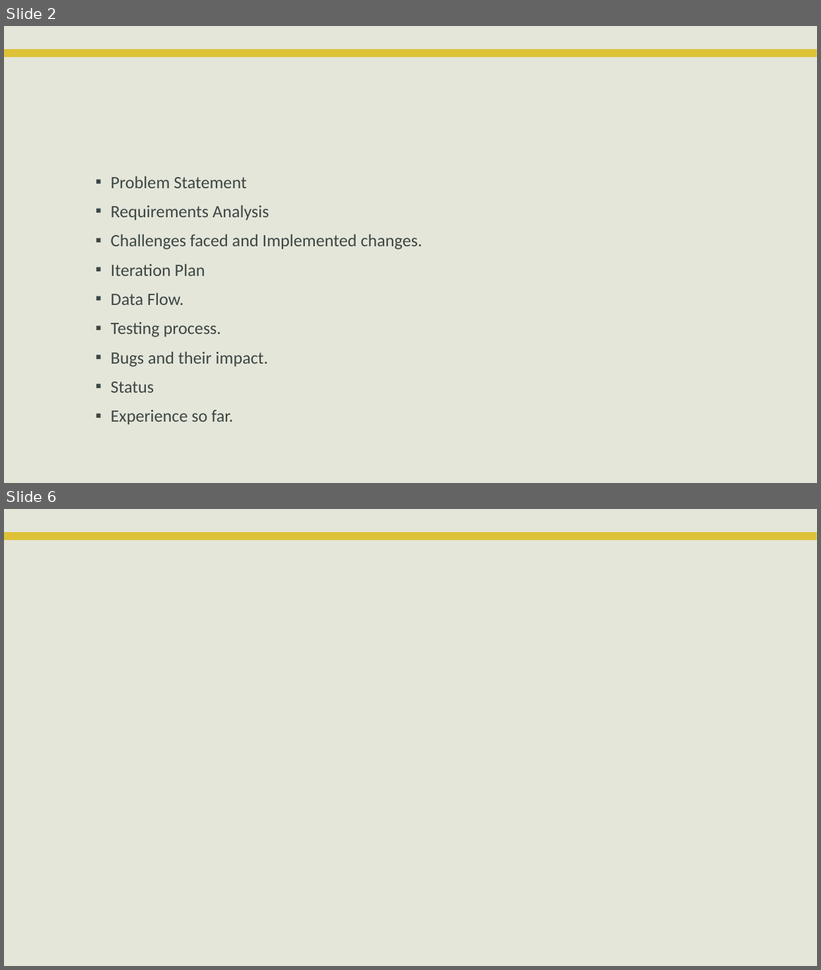
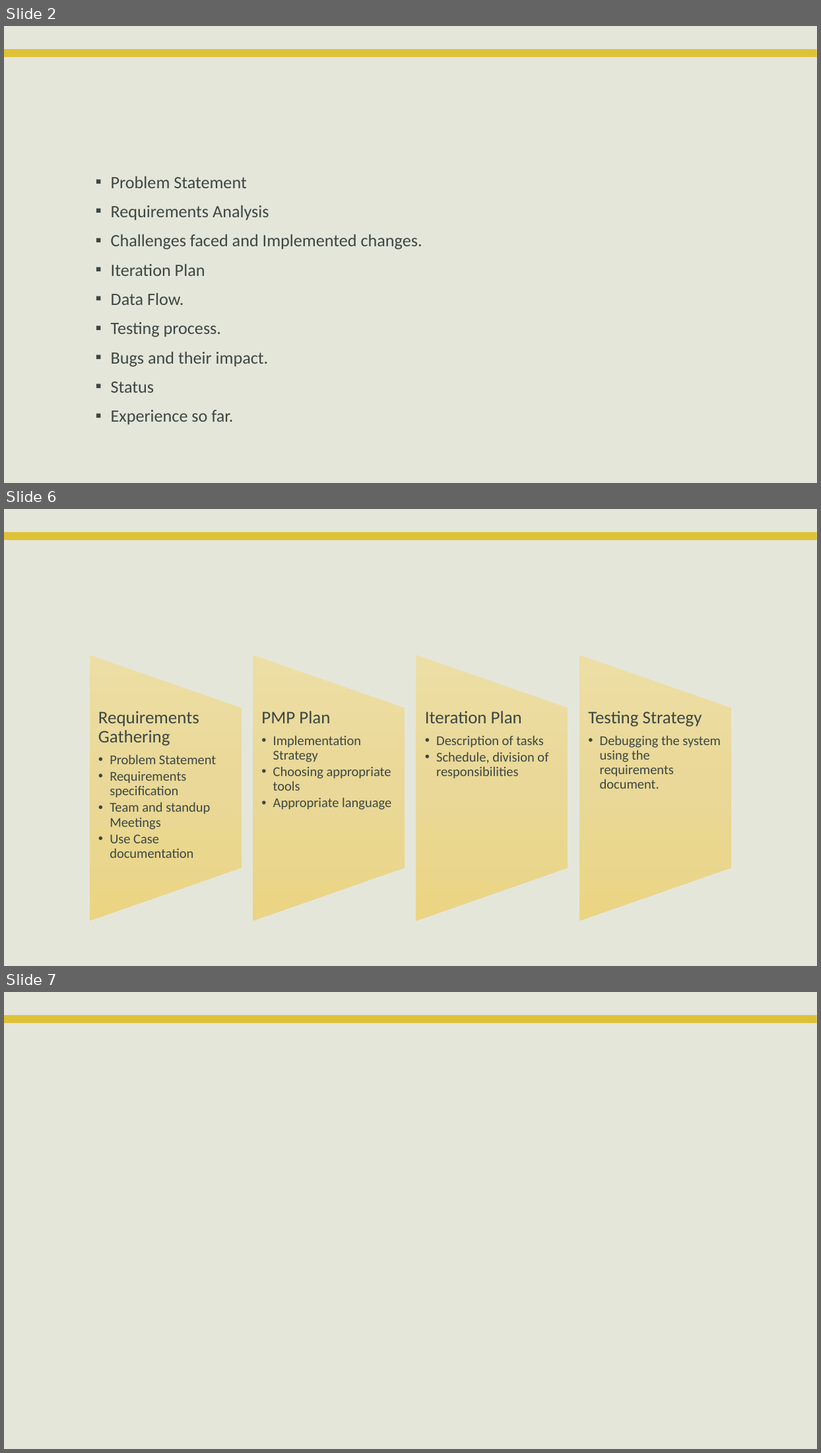
Before and after one commit to VamsiDevalla/Student-Attendance-Tracking, a slide deck: Presentations/final ppt.pptx. Shown one above the other, each under a label of ours: slides 2 and 6 before the commit, slides 2, 6 and 7 after it; the slides between them are not shown. The pictures are 821x970 and 821x1453 pixels, drawn with LibreOffice and Linux fonts; fonts in the diff are those of the drawing; background and template pictures are left out. Boxes give left, top, right and bottom in pixels: in the first picture for what was removed or moved away, otherwise in the second. Text is boxed around its words. In the diff, an @@ line names an element or a change of style, - is before the commit and + after.

```diff
--- a/Presentations/final ppt.pptx
+++ b/Presentations/final ppt.pptx
@@ slide 6 added at <box>4,509,817,966</box>, background #E5E6DA; not listed: 1 template element that a slide beside it also shows @@
@@ group added at <box>90,655,731,921</box>: 4 flow chart manual operations, 4 texts @@
+Requirements Gathering
+  •• Problem Statement
+  •• Requirements specification
+  •• Team and standup Meetings
+  •• Use Case documentation
+PMP Plan
+  •• Implementation Strategy
+  •• Choosing appropriate tools
+  •• Appropriate language
+Iteration Plan
+  •• Description of tasks
+  •• Schedule, division of responsibilities
+Testing Strategy
+  •• Debugging the system using the requirements document.
@@ what was slide 6 is now slide 7 @@
```
Also in this commit, not shown: 2 slides changed, 1 other slide added, 1 slide removed.
